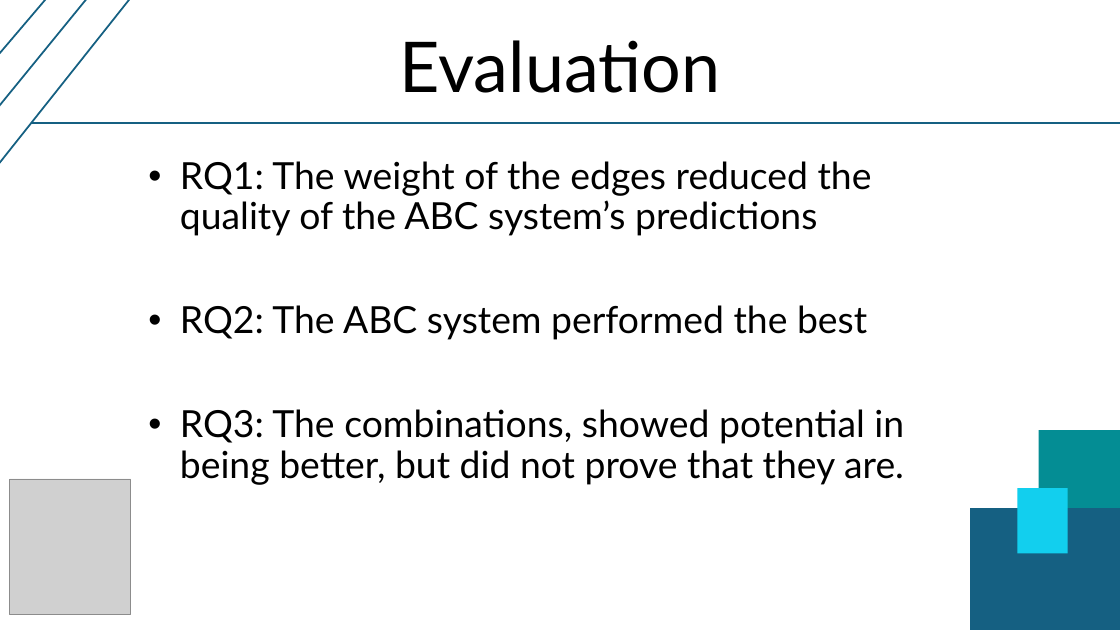
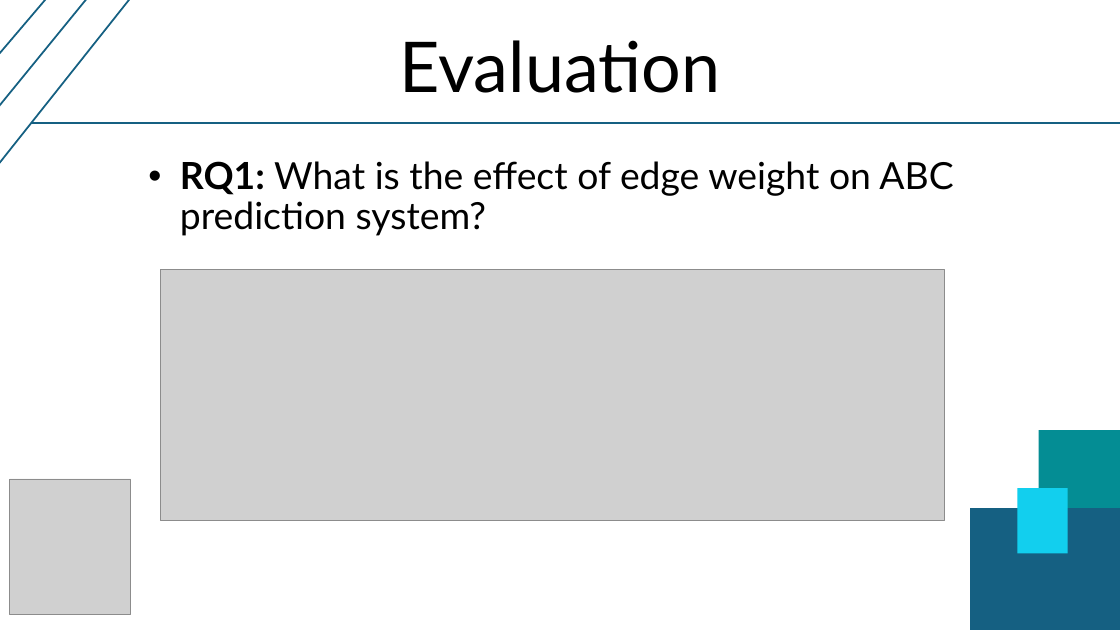
Before and after one commit to T1mTop1a/level4_individual_project, a slide deck: slide 8 of presentation/slides.pptx (slide 6 before the commit). Drawn at 1120x630 pixels with LibreOffice and Linux fonts; fonts in the diff are those of the drawing; grey boxes stand for pictures. Boxes give left, top, right and bottom in pixels: in the first picture for what was removed or moved away, otherwise in the second. Text is boxed around its words. In the diff, an @@ line names an element or a change of style, - is before the commit and + after.

Commit message:
slides

```diff
--- a/presentation/slides.pptx
+++ b/presentation/slides.pptx
@@ subtitle at (x1=180, y1=161, x2=953, y2=236): text changed @@
-• RQ1: The weight of the edges reduced the quality of the ABC system’s predictions
-• RQ2: The ABC system performed the best
-• RQ3: The combinations, showed potential in being better, but did not prove that they are.
+• RQ1: What is the effect of edge weight on ABC prediction system?
@@ picture added at (x1=160, y1=270, x2=945, y2=521) @@
```
Also in this commit, not shown: 3 other slides changed, 5 slides added.
